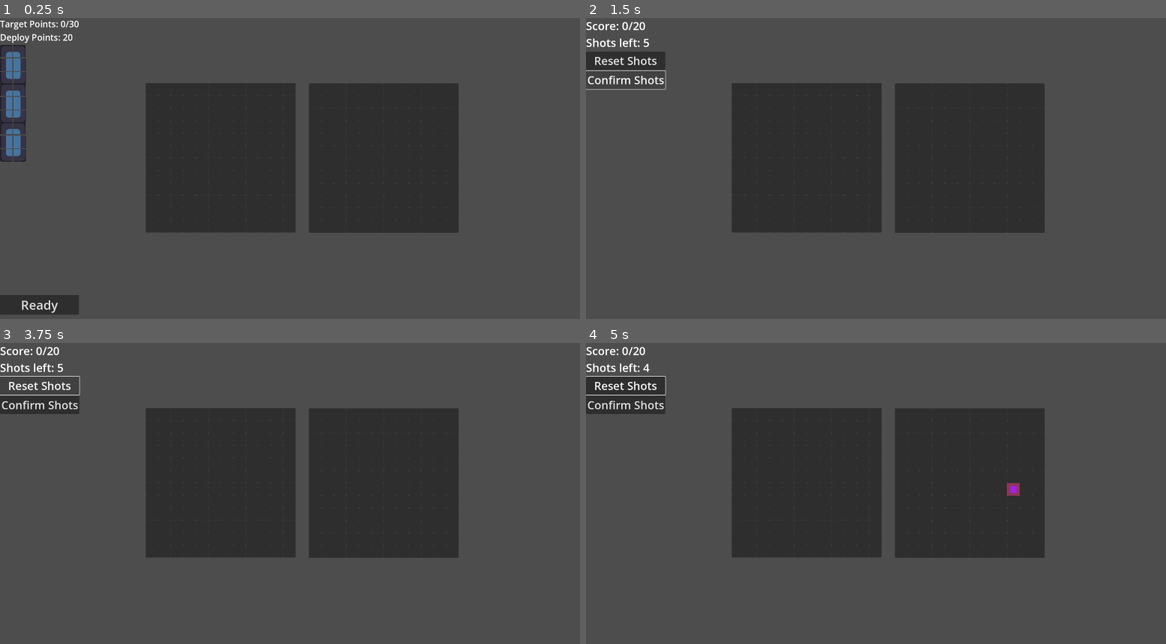
Above: before the commit, frames 1-4 (two rows, left to right).
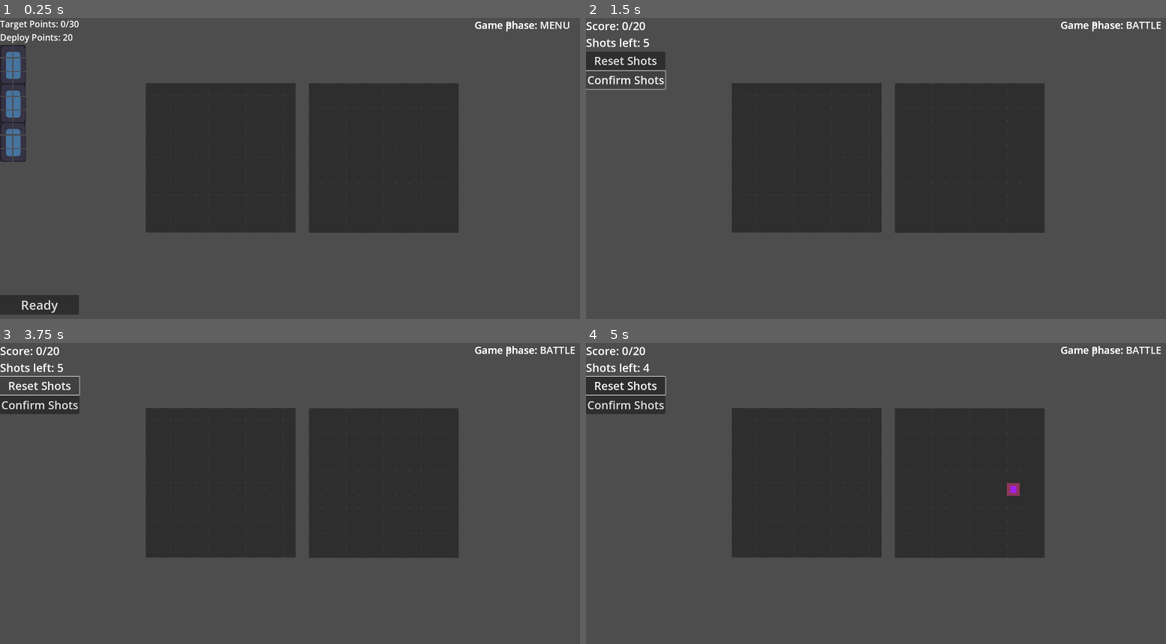
Above: after the commit, the same moments.

Repository: super-Colin/warboats
Game: Godot game, scene res://game.tscn
Two runs of this game, one before a commit and one after it. Both use one fixed random seed, a clock stepped at 60 frames per second and the inputs below. The engine's default icon, where the game draws it, is replaced by a stand-in: a white triangle on a blue panel in a dark square.
Inputs (mouse positions are in pixels of both pictures, inside the frame that each line leads up to):
- Up to frame 1 (0.25 s): no input
- Up to frame 2 (1.5 s): click "Ready" at 0.5 s; click "Confirm Shots" at 1.25 s
- Up to frame 3 (3.75 s): click "Confirm Shots" at 2 s; click "Confirm Shots" at 2.75 s; click "Reset Shots" at 3.5 s
- Up to frame 4 (5 s): move the mouse to (1015, 493) at 4.27 s; click (1015, 493) at 4.35 s

The runs differ from the first frame. In frame 1, 0.2% of the frame differs, in the area x 81-99%, y 0-5%; in frame 2, 0.2%, in the area x 81-100%, y 0-5%; in frame 3, 0.2%; in frame 4, 0.2%.

Commit message:
moved highlighting from cell to board through global signal

Diff:
--- /dev/null
+++ b/UI/debug_panel.gd
@@ -0,0 +1,12 @@
+extends Control
+
+
+
+
+func _ready() -> void:
+	updatePhaseLabel()
+	Globals.s_battlePhaseChanged.connect(updatePhaseLabel)
+
+
+func updatePhaseLabel():
+	%GamePhase.text = "Game phase: "+str(Globals.BattlePhases.keys()[Globals.currentBattlePhase])
--- /dev/null
+++ b/UI/debug_panel.tscn
@@ -0,0 +1,27 @@
+[gd_scene load_steps=2 format=3 uid="uid://0eoaflvdse3"]
+
+[ext_resource type="Script" path="res://UI/debug_panel.gd" id="1_1mbwq"]
+
+[node name="DebugPanel" type="Control"]
+custom_minimum_size = Vector2(400, 0)
+layout_mode = 3
+anchors_preset = 1
+anchor_left = 1.0
+anchor_right = 1.0
+grow_horizontal = 0
+script = ExtResource("1_1mbwq")
+
+[node name="GamePhase" type="Label" parent="."]
+unique_name_in_owner = true
+layout_mode = 0
+offset_right = 40.0
+offset_bottom = 23.0
+theme_override_font_sizes/font_size = 32
+text = "Game Phase:"
+
+[node name="GameSubPhase" type="Label" parent="."]
+unique_name_in_owner = true
+offset_right = 40.0
+offset_bottom = 23.0
+theme_override_font_sizes/font_size = 32
+text = "Game Phase:"
--- a/board_grid.gd
+++ b/board_grid.gd
@@ -6,12 +6,10 @@
 var cellsRefs = []
 var currentlyHighlightedCells = []
 var unconfirmedShots = 0
-#var unconfirmedShotMarkers = []
 
 var cell_scene = preload("res://grid_cell.tscn")
 
-func addToUnconfirmedShots(cell:Node):
-	#unconfirmedShotMarkers.append(cell)
+func addToUnconfirmedShots():
 	unconfirmedShots += 1
 
 func calcTotalShots():
@@ -32,7 +30,18 @@
 		Globals.s_placeShotMarker.connect(_placeShotMarker)
 		Globals.enemyGrid = $'.'
 	Globals.s_resetShotMarkers.connect(_resetShotMarkers)
+	Globals.coordHoveredOn.connect(cellHoveredOn)
+	Globals.coordHoveredOff.connect(cellHoveredOff)
 	makeCells()
+
+func cellHoveredOn(coords:Vector2):
+	if Globals.currentBattlePhase != Globals.BattlePhases.BATTLE:
+		return
+	if not friendly:
+		highlightSpot(coords)
+func cellHoveredOff(coords:Vector2):
+	disableHighlightSpot(coords)
+
 
 func highlightSpot(coords):
 	cellsRefs[coords.x][coords.y].enableHighlight()
@@ -43,9 +52,9 @@
 	unconfirmedShots = 0
 func _placeShotMarker(coords):
 	if calcRemainingShots() > 0 and not cellsRefs[coords.x][coords.y].isMarkedForShot:
-		cellsRefs[coords.x][coords.y].makeUncomfirmedMarker()
-		unconfirmedShots += 1
-		Globals.s_placedShotMarker.emit()
+		if cellsRefs[coords.x][coords.y].makeUncomfirmedMarker():
+			unconfirmedShots += 1
+			Globals.s_placedShotMarker.emit()
 		print("grid - shots left: ", calcRemainingShots(), ", unconfirmed shots: ", unconfirmedShots)
 	else:
 		print("grid - no shots left")
--- a/game.tscn
+++ b/game.tscn
@@ -1,9 +1,10 @@
-[gd_scene load_steps=5 format=3 uid="uid://be72kyjs10j0x"]
+[gd_scene load_steps=6 format=3 uid="uid://be72kyjs10j0x"]
 
 [ext_resource type="Script" path="res://game.gd" id="1_hl5wc"]
 [ext_resource type="PackedScene" uid="uid://c8o6dr3fknptg" path="res://board_grid.tscn" id="1_pion6"]
 [ext_resource type="PackedScene" uid="uid://dbkjmy0ilupqk" path="res://UI/deploy_menu.tscn" id="3_a2hi3"]
 [ext_resource type="PackedScene" uid="uid://d03hcdnfcf6og" path="res://UI/battle_menu.tscn" id="3_l235k"]
+[ext_resource type="PackedScene" uid="uid://0eoaflvdse3" path="res://UI/debug_panel.tscn" id="4_ur8tl"]
 
 [node name="Game" type="Node2D"]
 script = ExtResource("1_hl5wc")
@@ -17,6 +18,8 @@
 [node name="BattleMenu" parent="Menus" instance=ExtResource("3_l235k")]
 visible = false
 
+[node name="DebugPanel" parent="Menus" instance=ExtResource("4_ur8tl")]
+
 [node name="freindly" parent="." instance=ExtResource("1_pion6")]
 position = Vector2(467, 209)
 
--- a/globals.gd
+++ b/globals.gd
@@ -4,6 +4,9 @@
 signal s_placedShotMarker
 signal s_confirmShotMarkers
 signal s_resetShotMarkers
+
+signal coordHoveredOn(coord:Vector2)
+signal coordHoveredOff(coord:Vector2)
 
 signal s_deployReady
 signal s_beginBattlePhase
@@ -23,7 +26,11 @@
 var hitMarkerGrid:Node
 
 enum BattlePhases {MENU=0, DEPLOY=1, BATTLE=2}
-var currentBattlePhase:BattlePhases = BattlePhases.DEPLOY
+var currentBattlePhase:BattlePhases = BattlePhases.MENU:
+	set(newVal):
+		currentBattlePhase = newVal
+		s_battlePhaseChanged.emit()
+signal s_battlePhaseChanged
 
 #var friendlyGridRef:Node
 
--- a/grid_cell.gd
+++ b/grid_cell.gd
@@ -21,6 +21,53 @@
 	$'.'.mouse_entered.connect(startHoverState)
 	$'.'.mouse_exited.connect(endHoverState)
 
+# Set size
+func setSize(newSize:Vector2):
+	customSize = newSize
+	$'.'.custom_minimum_size = newSize
+	$Highlight.custom_minimum_size = newSize
+
+
+
+
+func _input(event: InputEvent) -> void:
+	if Input.is_action_just_pressed("MarkShot") and hoveredOn:
+		#print("cell - clicked on: ", coords)
+		Globals.s_placeShotMarker.emit(coords)
+
+func lockIntoPlace():
+	draggable = false
+
+func removeShipSprite(shipId):
+	if isShip and shipRef.shipId == shipId:
+		#print("cell - clearing out ship sprite, at coords: ", coords)
+		$'.'.texture = null
+
+# Drag and Drop
+func _get_drag_data(at_position: Vector2) -> Variant:
+	if not draggable:
+		print("cell - NOT draggable")
+		return null
+	var preview = shipRef.duplicate()
+	preview.visible = true
+	preview.modulate.a = 0.6
+	set_drag_preview(preview)
+	return shipRef
+
+func _can_drop_data(at_position: Vector2, data: Variant) -> bool:
+	if not droppable:
+		return false
+	if data is Node and "shipShape" in data:
+		return $'.'.get_parent().hightlightShape(data.shipShape, coords)
+	else:
+		return false
+
+func _drop_data(at_position: Vector2, data: Variant) -> void:
+	#print("cell - setting on drop: ", data)
+	$'.'.get_parent().setShipIntoGrid(data, coords)
+
+
+# Decide what type of marker should be used
 func _resetShotMarkers():
 	if isMarkedForShot:
 		hidePeg()
@@ -35,104 +82,34 @@
 		isMarkedForShot = false
 		confirmed = true
 
-
-func _input(event: InputEvent) -> void:
-	if Input.is_action_just_pressed("MarkShot") and hoveredOn:
-		print("cell - clicked on: ", coords)
-		Globals.s_placeShotMarker.emit(coords)
-
-func lockIntoPlace():
-	draggable = false
-	#pass
-
-func removeShipSprite(shipId):
-	if isShip and shipRef.shipId == shipId:
-		print("cell - clearing out ship sprite, at coords: ", coords)
-		$'.'.texture = null
-
-#@export var textureSetup:AtlasTexture:
-	#set(newVal):
-		#textureSetup = newVal
-		#$'.'.texture = newVal
-
-func _get_drag_data(at_position: Vector2) -> Variant:
-	if not draggable:
-		print("cell - NOT draggable")
-		return null
-	var preview = shipRef.duplicate()
-	preview.visible = true
-	preview.modulate.a = 0.6
-	set_drag_preview(preview)
-	#$'.'.texture = null
-	#Globals.s_removeShipFromBoard.emit(shipRef.shipId)
-	return shipRef
-
-
-func _can_drop_data(at_position: Vector2, data: Variant) -> bool:
-	if not droppable:
-		return false
-	#print("cell - can drop data? : ", data, ", at coords: ", coords)
-	#if typeof(data) == TYPE_DICTIONARY and data.has("shipShape"):
-	if data is Node and "shipShape" in data:
-		#print("cell - droppable has shipShape")
-		return $'.'.get_parent().hightlightShape(data.shipShape, coords)
-		#return $'.'.get_parent().doesShapeFit()
-		#return true
-	else:
-		return false
-
-func _drop_data(at_position: Vector2, data: Variant) -> void:
-	print("cell - setting on drop: ", data)
-	$'.'.get_parent().setShipIntoGrid(data, coords)
-	#draggable = true
-
-
-func setSize(newSize:Vector2):
-	#$Box.shape.size = newSize
-	customSize = newSize
-	$Highlight.custom_minimum_size = newSize
-
-
-#func _ready() -> void:
-	#$Peg.visible = false
-	#$'.'.mouse_entered.connect(enableHighlight)
-	#$'.'.mouse_exited.connect(disableHighlight)
-
-
+# Hover state
 func startHoverState():
 	hoveredOn = true
-	if not get_parent().friendly:
-		enableHighlight()
-	else:
-		Globals.enemyGrid.highlightSpot(coords)
+	Globals.coordHoveredOn.emit(coords)
 func endHoverState():
 	hoveredOn = false
-	disableHighlight()
-	Globals.enemyGrid.disableHighlightSpot(coords)
+	Globals.coordHoveredOff.emit(coords)
 
+# Highlight visibility
 func enableHighlight():
 	$Highlight.visible = true
-	#print("cell - highlighting at: ", coords)
-
 func disableHighlight():
 	$Highlight.visible = false
-
 func clearMarker():
 	$Peg.visible = false
 
-
+# Peg color / visibility
 func hidePeg():
 	$Peg.visible = false
-
 func makeUncomfirmedMarker():
-	$Peg.color = Color.PURPLE
-	$Peg.visible = true
-	isMarkedForShot = true
-
+	if not isMarkedForShot and not confirmed:
+		$Peg.color = Color.PURPLE
+		$Peg.visible = true
+		isMarkedForShot = true
+		return true
 func makeHitMarker():
 	$Peg.color = Color.RED
 	$Peg.visible = true
-
 func makeHMissMarker():
 	$Peg.color = Color.WHITE
 	$Peg.visible = true
